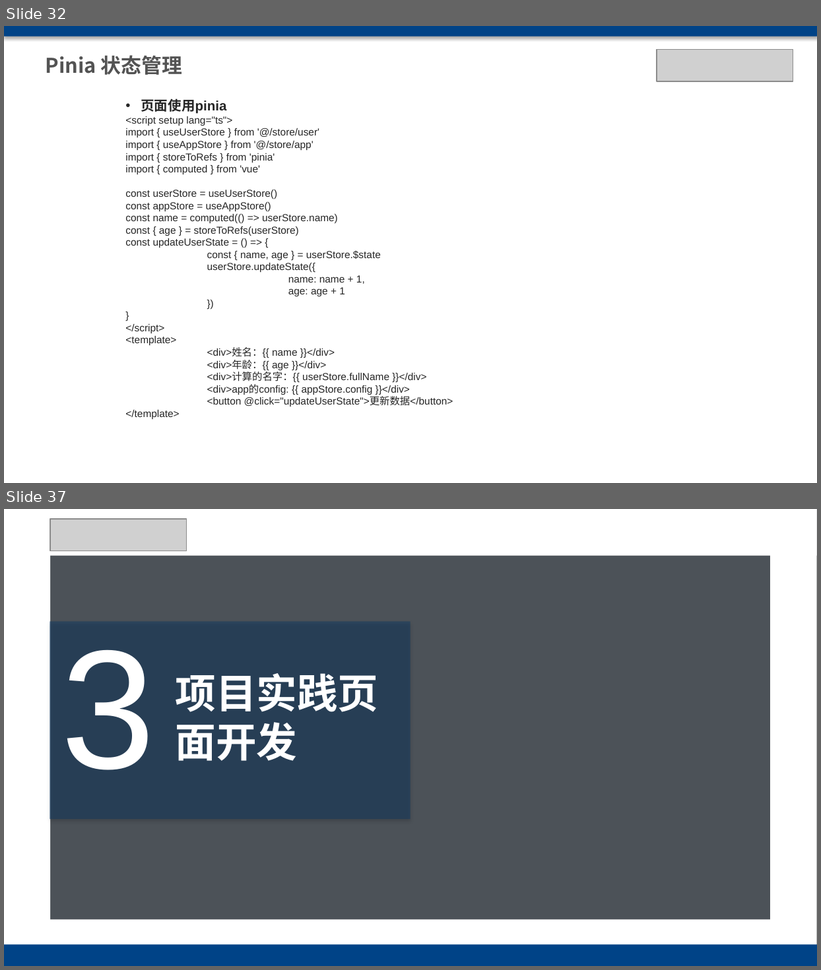
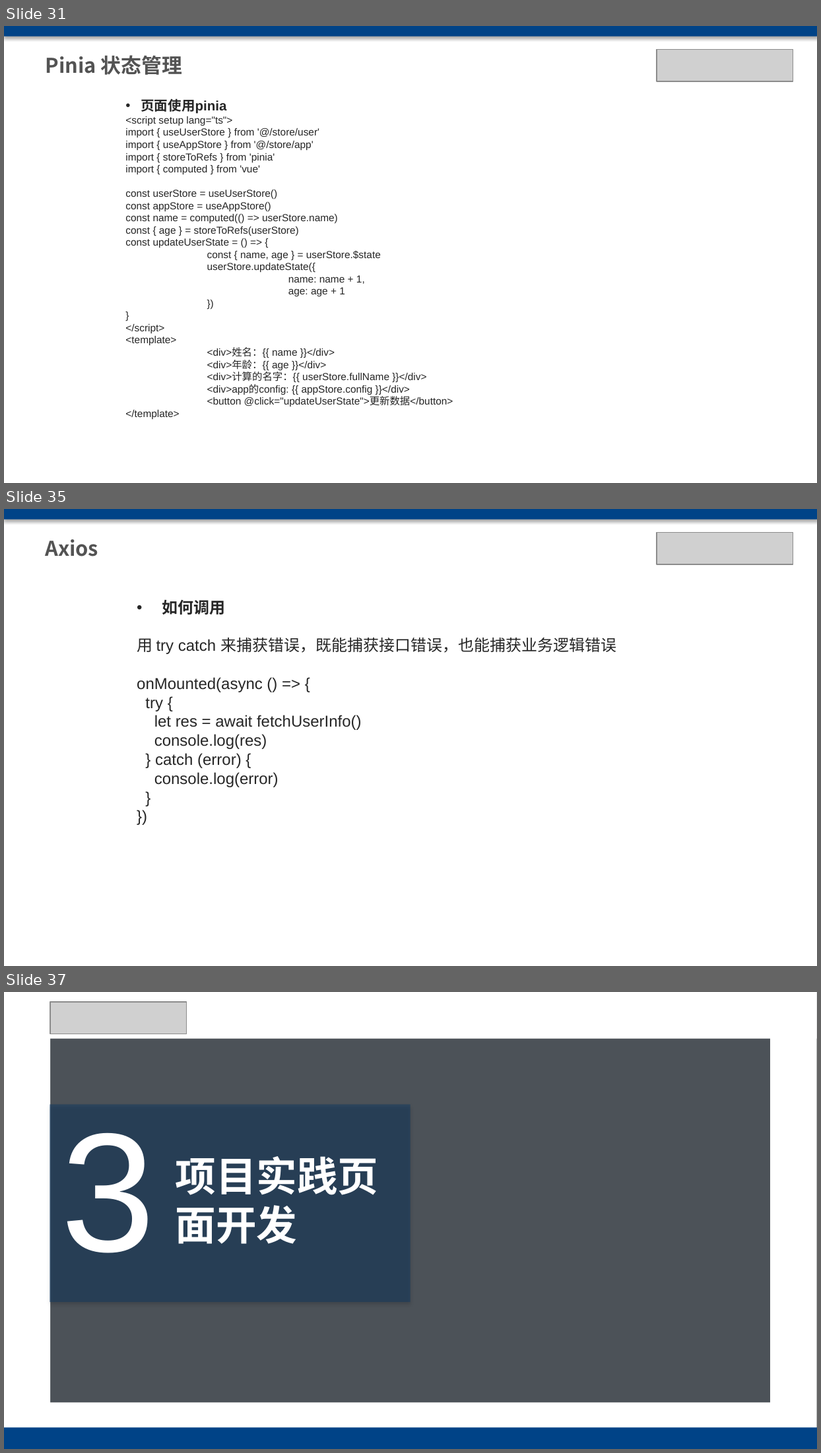
Before and after one commit to chxxx/vue3-antd, a slide deck: public/vue3 antdesign.pptx. Shown one above the other, each under a label of ours: slides 32 and 37 before the commit, slides 31, 35 and 37 after it; the slides between them are not shown. The pictures are 821x970 and 821x1453 pixels, drawn with LibreOffice and Linux fonts; fonts in the diff are those of the drawing; grey boxes stand for pictures; background and template pictures are left out; a plain dark background stands for a picture behind light text. Boxes give left, top, right and bottom in pixels: in the first picture for what was removed or moved away, otherwise in the second. Text is boxed around its words. In the diff, an @@ line names an element or a change of style, - is before the commit and + after.

Commit message:
axios

```diff
--- a/public/vue3 antdesign.pptx
+++ b/public/vue3 antdesign.pptx
@@ slide 35 added at <box>4,509,817,966</box>, background #FFFFFF @@
@@ rectangle added at <box>4,509,817,520</box>, fill #004387 @@
@@ text added at <box>46,539,99,557</box>, 18 pt, text #535353, bold @@
+Axios
@@ picture added at <box>657,533,793,564</box> @@
@@ text added at <box>137,599,616,788</box>, 14 pt, text #262626 @@
+• 如何调用
+用 try catch 来捕获错误，既能捕获接口错误，也能捕获业务逻辑错误
+onMounted(async () => {
+try {
+let res = await fetchUserInfo()
+console.log(res)
+} catch (error) {
+console.log(error)
+}
+})
@@ what was slide 32 is now slide 31 @@
```
Also in this commit, not shown: 3 slides changed, 2 other slides added, 3 slides removed, 22 other files.
